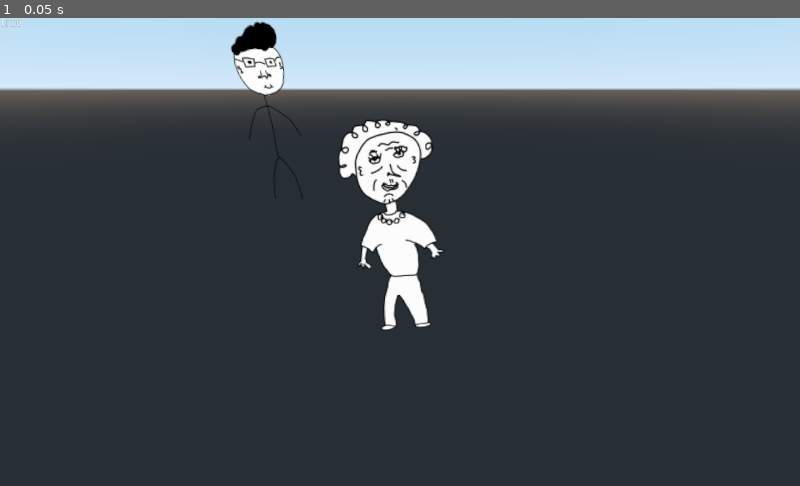
Above: before the commit, frame 1.
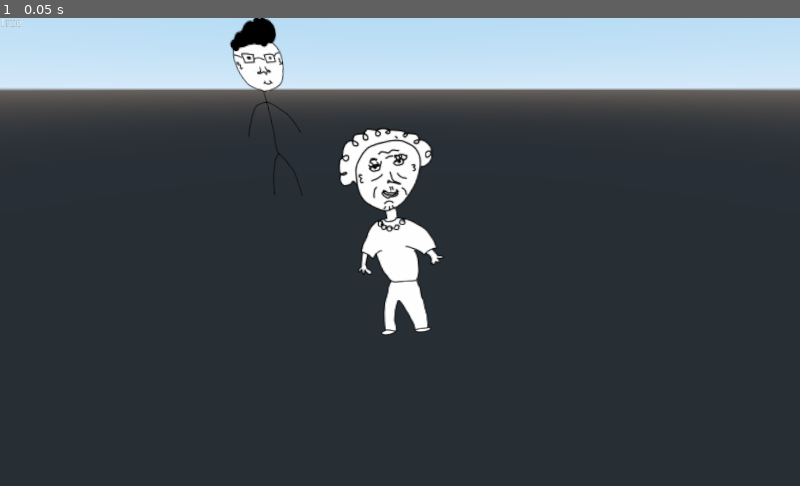
Above: after the commit, the same moment.

Repository: grunkgrunk/gwj-20
Game: Godot game, scene res://World.tscn
The game is run twice, just before and just after one commit, with the same random seed, the same clock (stepped at 60 frames per second) and the same inputs. The engine's default icon, where the game draws it, is replaced by a stand-in: a white triangle on a blue panel in a dark square.
Inputs:
- Up to frame 1 (0.05 s): no input

The runs differ from the first frame. In frame 1, 2.1% of the frame differs, in the area x 28-56%, y 0-68%.

Commit message:
please let us commit no fejl

Diff:
--- a/game/Character.tscn
+++ b/game/Character.tscn
@@ -14,20 +14,22 @@
 "Actor",
 ]]
 
+[node name="Position3D" type="Position3D" parent="."]
+
+[node name="Sprite" type="Sprite3D" parent="Position3D"]
+transform = Transform( 1, 0, 0, 0, 1, 1.1921e-07, 0, -1.1921e-07, 1, 0, 3.01656, -3.59603e-07 )
+billboard = 2
+texture = ExtResource( 2 )
+
 [node name="Shape" type="CollisionShape" parent="."]
 transform = Transform( 1, 0, 0, 0, -1.62921e-07, -1, 0, 1, -1.62921e-07, 0, 1.29909, 0 )
-shape = SubResource( 3 )
-
-[node name="Sprite" type="Sprite3D" parent="."]
-transform = Transform( 1, 0, 0, 0, 1, 0, 0, 0, 1, 0, 3.01656, 0 )
-billboard = 2
-texture = ExtResource( 2 )
+shape = SubResource( 1 )
 
 [node name="Actions" type="Node" parent="."]
 script = ExtResource( 3 )
 
 [node name="Animation" type="AnimationPlayer" parent="."]
-root_node = NodePath("../Sprite")
-playback_speed = 4.0
+root_node = NodePath("../Position3D")
+playback_speed = 3.0
 anims/idle = SubResource( 2 )
 anims/walk = ExtResource( 1 )
--- a/game/Dad.tscn
+++ b/game/Dad.tscn
@@ -7,10 +7,8 @@
 [node name="Dad" instance=ExtResource( 1 )]
 script = ExtResource( 2 )
 
-[node name="Shape" parent="." index="0"]
+[node name="Sprite" parent="Position3D" index="0"]
+texture = ExtResource( 3 )
+
+[node name="Shape" parent="." index="1"]
 transform = Transform( 1, 0, 0, 0, -4.37114e-08, -1, 0, 1, -4.37114e-08, 0, 1.29909, 0 )
-
-[node name="Sprite" parent="." index="1"]
-transform = Transform( 1, 0, 0, 0, 1, 0, 0, 0, 1, 0, 5.3773, 0 )
-offset = Vector2( 0, -250 )
-texture = ExtResource( 3 )
--- a/game/Granny.tscn
+++ b/game/Granny.tscn
@@ -9,8 +9,5 @@
 script = ExtResource( 1 )
 cookie_scene = ExtResource( 4 )
 
-[node name="Sprite" parent="." index="1"]
-transform = Transform( 1, 0, 0, 0, 1, 0, 0, 0, 1, 0, 5.71758, 0 )
-offset = Vector2( 0, -250 )
-modulate = Color( 0.992157, 0.992157, 0.992157, 1 )
+[node name="Sprite" parent="Position3D" index="0"]
 texture = ExtResource( 3 )
--- a/game/walk.tres
+++ b/game/walk.tres
@@ -3,3 +3,27 @@
 [resource]
 resource_name = "walk"
 length = 2.0
+tracks/0/type = "value"
+tracks/0/path = NodePath(".:translation")
+tracks/0/interp = 1
+tracks/0/loop_wrap = true
+tracks/0/imported = false
+tracks/0/enabled = true
+tracks/0/keys = {
+"times": PoolRealArray( 0, 0.5, 1, 1.5, 2 ),
+"transitions": PoolRealArray( 1, 1, 1, 1, 1 ),
+"update": 0,
+"values": [ Vector3( 0, 0, 0 ), Vector3( 0, 0.5, 0 ), Vector3( 0, 0, 0 ), Vector3( 0, 0.5, 0 ), Vector3( 0, 0, 0 ) ]
+}
+tracks/1/type = "value"
+tracks/1/path = NodePath(".:rotation_degrees")
+tracks/1/interp = 1
+tracks/1/loop_wrap = true
+tracks/1/imported = false
+tracks/1/enabled = true
+tracks/1/keys = {
+"times": PoolRealArray( 0, 0.5, 1, 1.5, 2 ),
+"transitions": PoolRealArray( 1, 1, 1, 1, 1 ),
+"update": 0,
+"values": [ Vector3( 0, 0, 0 ), Vector3( 0, 0, 5 ), Vector3( 0, 0, 0 ), Vector3( 0, 0, -5 ), Vector3( 0, 0, 0 ) ]
+}
Not shown: 1 places in game/Character.tscn that only renumber resources
